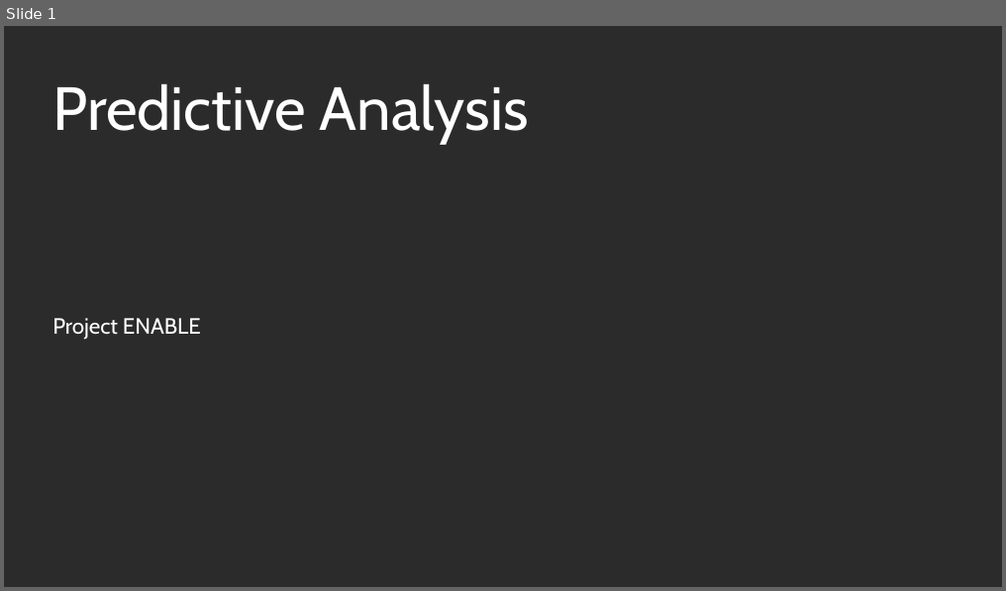
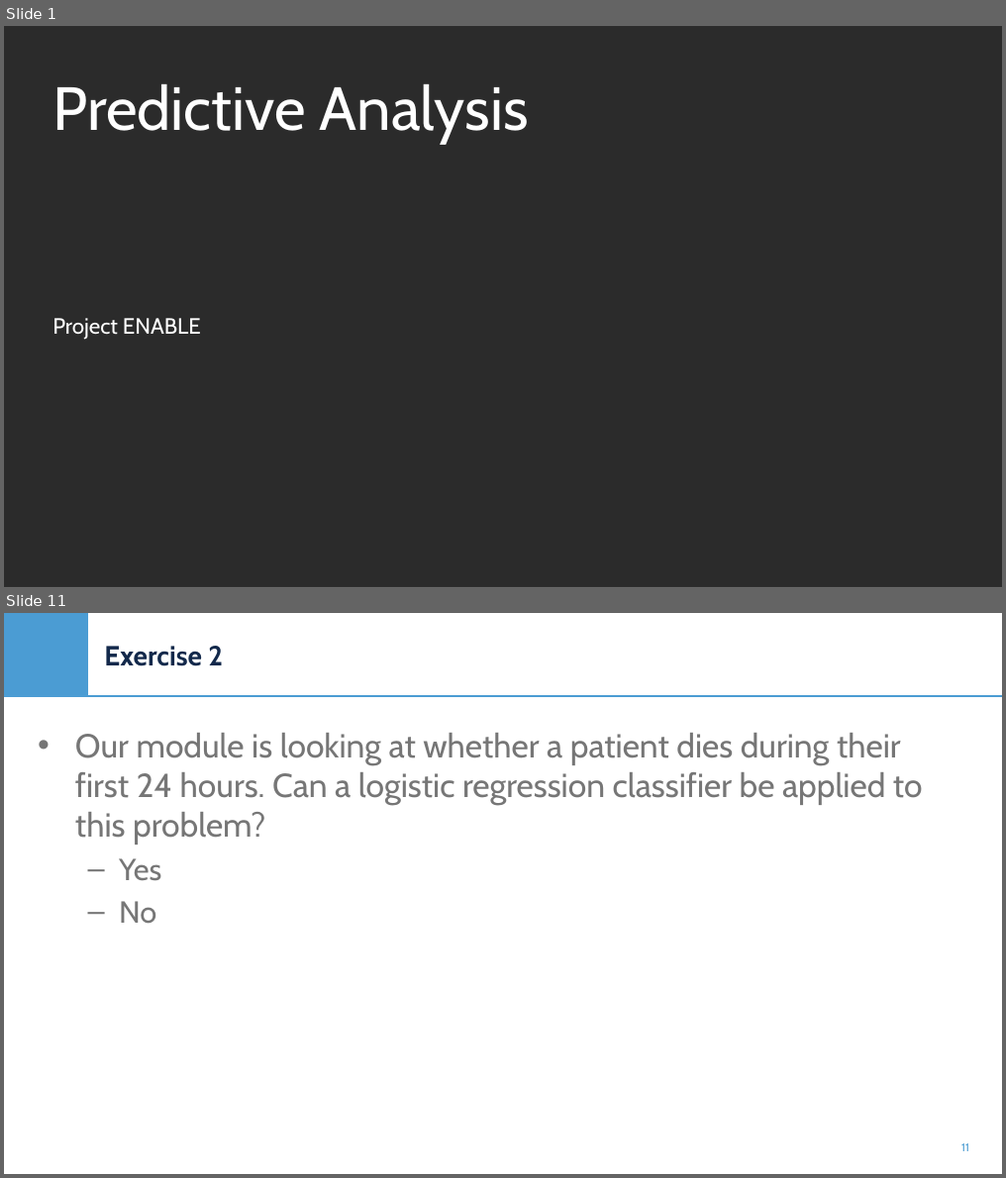
Before and after one commit to e-cui/ENABLE-HiDAV-Online-Modules, a slide deck: Data Mining Modules/Presentations/Predictive Analysis.pptx. Shown one above the other, each under a label of ours: slide 1 before the commit, slides 1 and 11 after it; the slides between them are not shown. The pictures are 1006x591 and 1006x1178 pixels, drawn with LibreOffice and Linux fonts; fonts in the diff are those of the drawing; background and template pictures are left out; a plain dark background stands for a picture behind light text. Boxes give left, top, right and bottom in pixels: in the first picture for what was removed or moved away, otherwise in the second. Text is boxed around its words. In the diff, an @@ line names an element or a change of style, - is before the commit and + after.

Commit message:
Data Mining Powerpoint 5 Draft
Updated Powerpoint draft for module 5 of datamining. Still a work in progress.

```diff
--- a/Data Mining Modules/Presentations/Predictive Analysis.pptx
+++ b/Data Mining Modules/Presentations/Predictive Analysis.pptx
@@ slide 11 added at (x1=4, y1=613, x2=1002, y2=1174), background picture (left out) @@
@@ rectangle added at (x1=4, y1=613, x2=88, y2=696), fill #4B9CD3 @@
@@ title added at (x1=104, y1=646, x2=223, y2=666), 20 pt, text #13294B, bold @@
+Exercise 2
@@ line added from (4, 696) to (1002, 696), #4B9CD3 1 pt @@
@@ text added at (x1=75, y1=733, x2=923, y2=923), 24 pt, text #767676 @@
+• Our module is looking at whether a patient dies during their first 24 hours. Can a logistic regression classifier be applied to this problem?
+  – Yes
+  – No
@@ page number added at (x1=961, y1=1144, x2=969, y2=1152), 8 pt, text #4B9CD3 @@
+11
```
Also in this commit, not shown: 3 slides changed, 29 other slides added, 14 slides removed.
